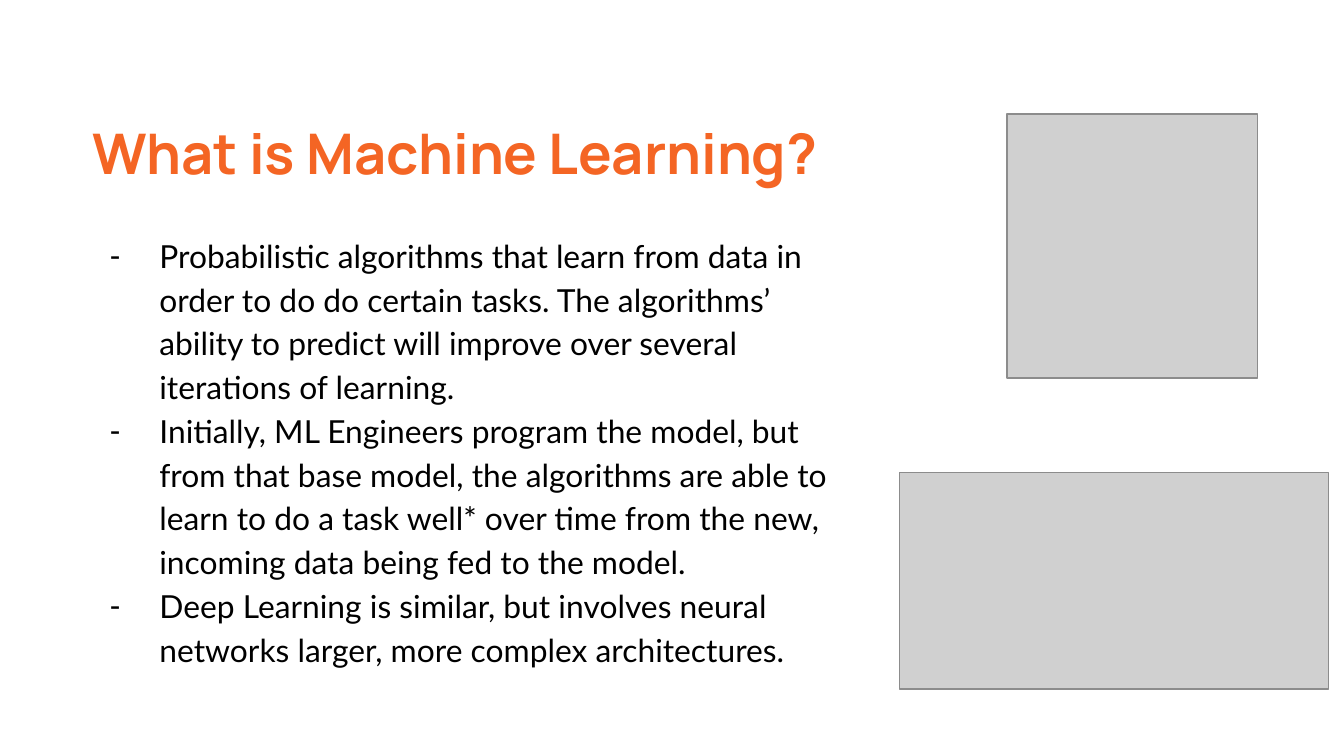
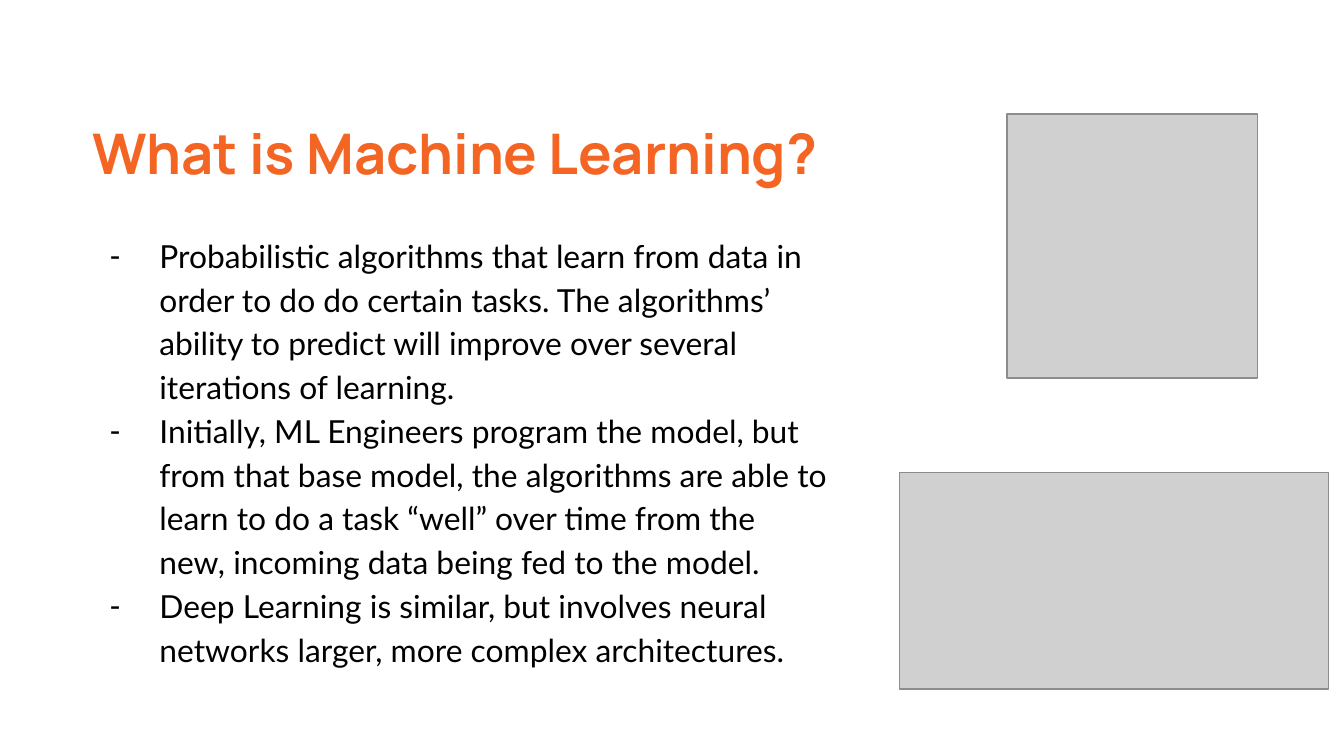
Before and after one commit to jfrank94/GDI_Sklearn_Lab, a slide deck: slide 3 of Intro to Scikit-Learn.pptx. Drawn at 1344x756 pixels with LibreOffice and Linux fonts; fonts in the diff are those of the drawing; grey boxes stand for pictures. Boxes give left, top, right and bottom in pixels: in the first picture for what was removed or moved away, otherwise in the second. Text is boxed around its words. In the diff, an @@ line names an element or a change of style, - is before the commit and + after.

```diff
--- a/Intro to Scikit-Learn.pptx
+++ b/Intro to Scikit-Learn.pptx
@@ title at (x1=159, y1=419, x2=826, y2=580): text changed @@
-– Initially, ML Engineers program the model, but from that base model, the algorithms are able to learn to do a task well* over time from the new, incoming data being fed to the model.
+– Initially, ML Engineers program the model, but from that base model, the algorithms are able to learn to do a task “well” over time from the new, incoming data being fed to the model.
```
Also in this commit, not shown: 3 other slides changed, 1 slide added, 1 other file.
